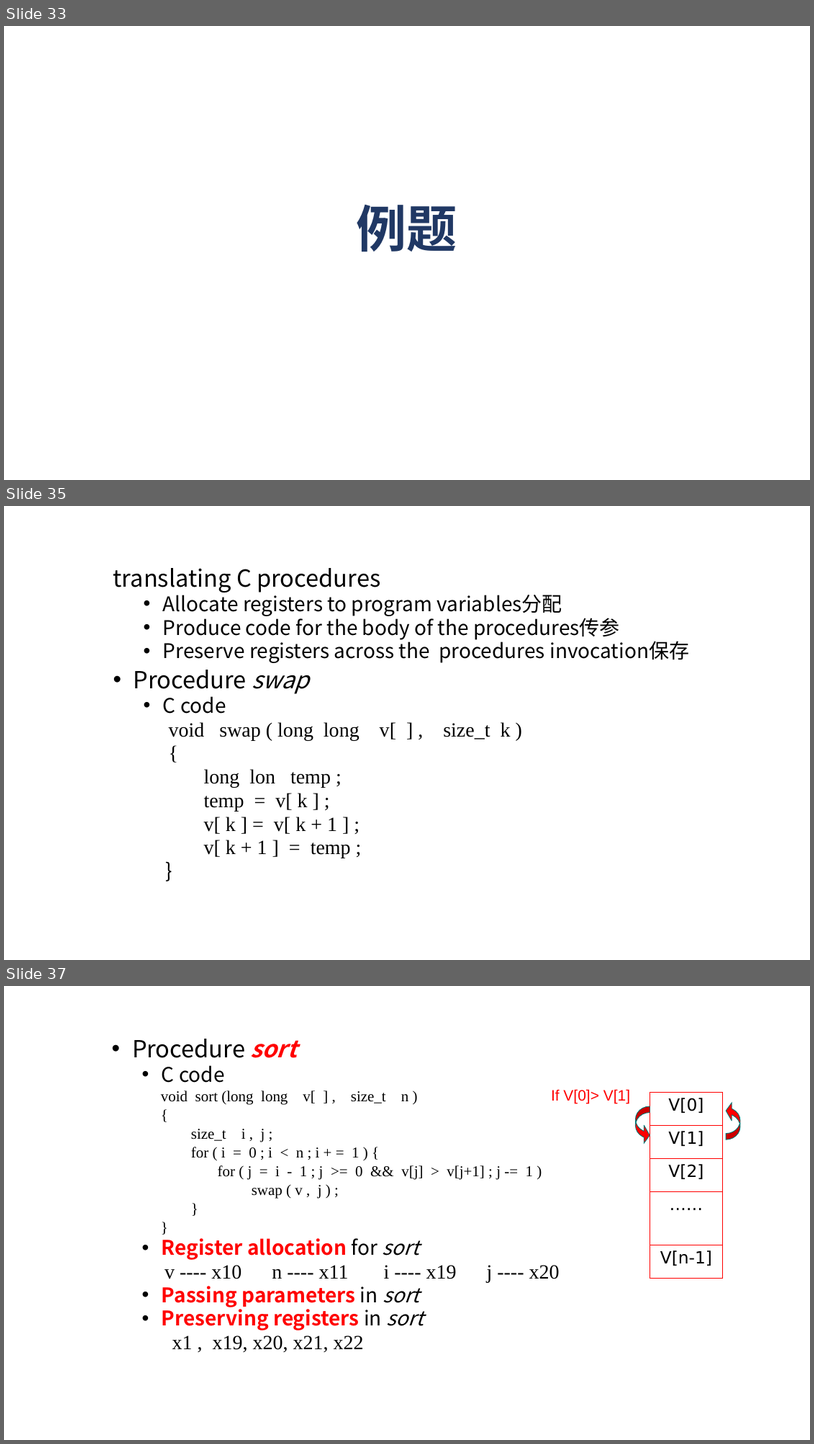
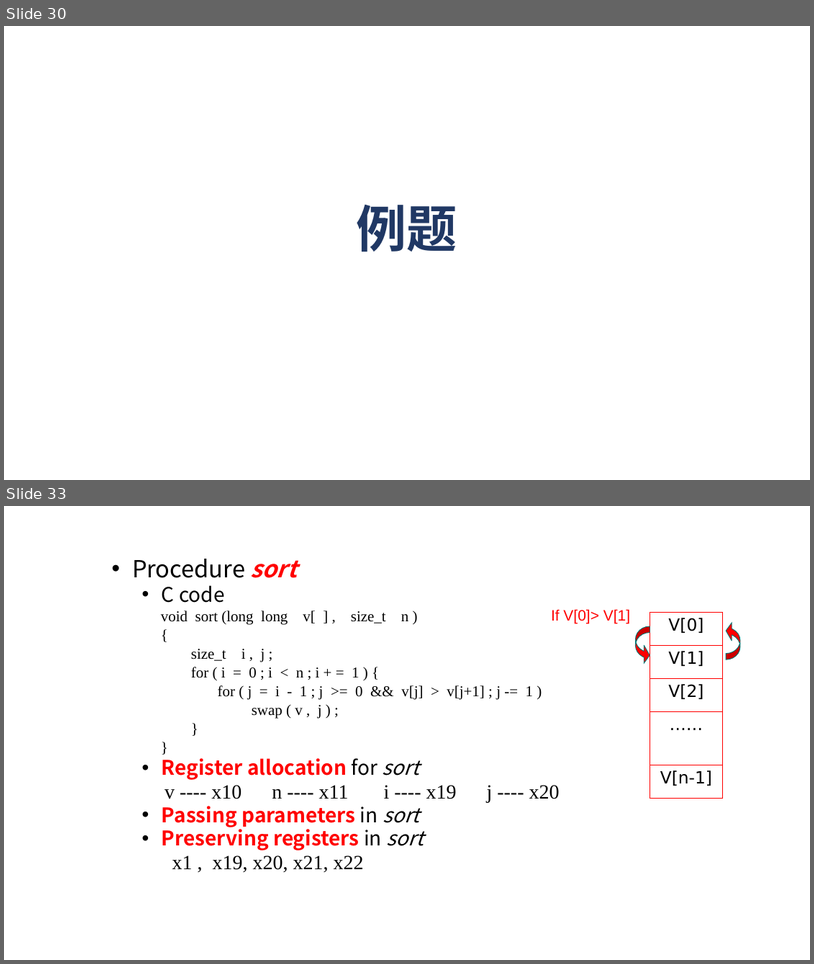
Before and after one commit to weichow23/zju_course, a slide deck: 计算机组成/复习ppt/[x] 2 指令.pptx. Shown one above the other, each under a label of ours: slides 33, 35 and 37 before the commit, slides 30 and 33 after it; the slides between them are not shown. The pictures are 814x1444 and 814x964 pixels, drawn with LibreOffice and Linux fonts; fonts in the diff are those of the drawing. Boxes give left, top, right and bottom in pixels: in the first picture for what was removed or moved away, otherwise in the second. Text is boxed around its words. In the diff, an @@ line names an element or a change of style, - is before the commit and + after.

```diff
--- a/计算机组成/复习ppt/[x] 2 指令.pptx
+++ b/计算机组成/复习ppt/[x] 2 指令.pptx
@@ slide 35 removed at box(4, 506, 810, 960), background #FFFFFF @@
@@ text removed at box(113, 568, 689, 858) @@
-translating C procedures
-  • Allocate registers to program variables分配
-  • Produce code for the body of the procedures传参
-  • Preserve registers across the procedures invocation保存
-• Procedure swap
-  • C code
-  void swap ( long long v[ ] , size_t k )
-  {
-  long lon temp ;
-  temp = v[ k ] ;
-  v[ k ] = v[ k + 1 ] ;
-  v[ k + 1 ] = temp ;
-  }
@@ what was slide 33 is now slide 30 @@
@@ what was slide 37 is now slide 33 @@
```
Also in this commit, not shown: 11 slides changed, 4 other slides removed, 9 other files.
